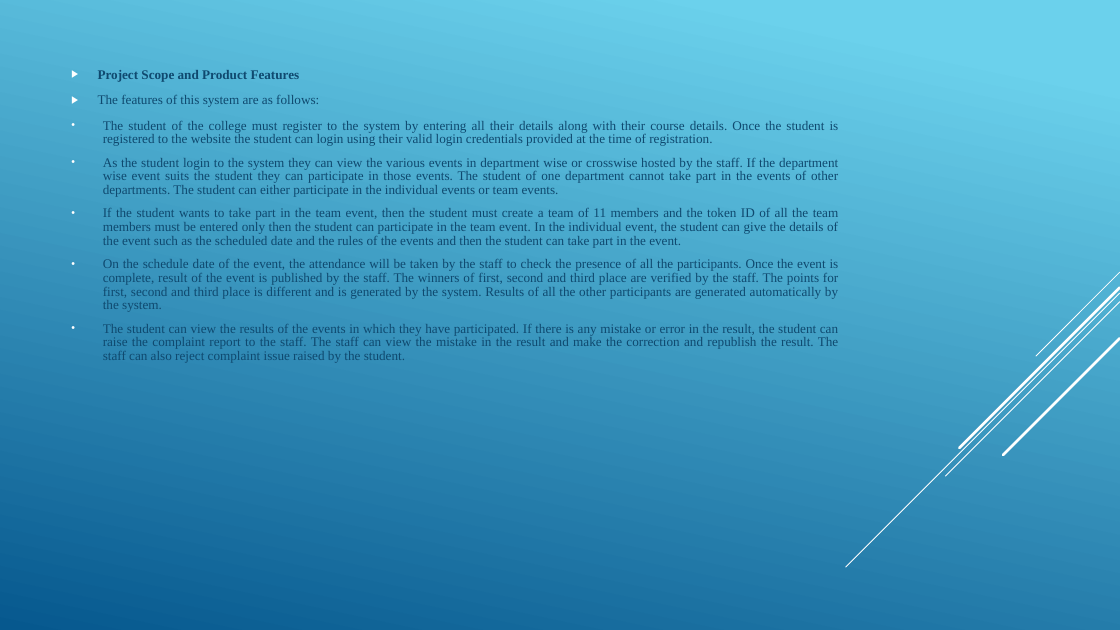
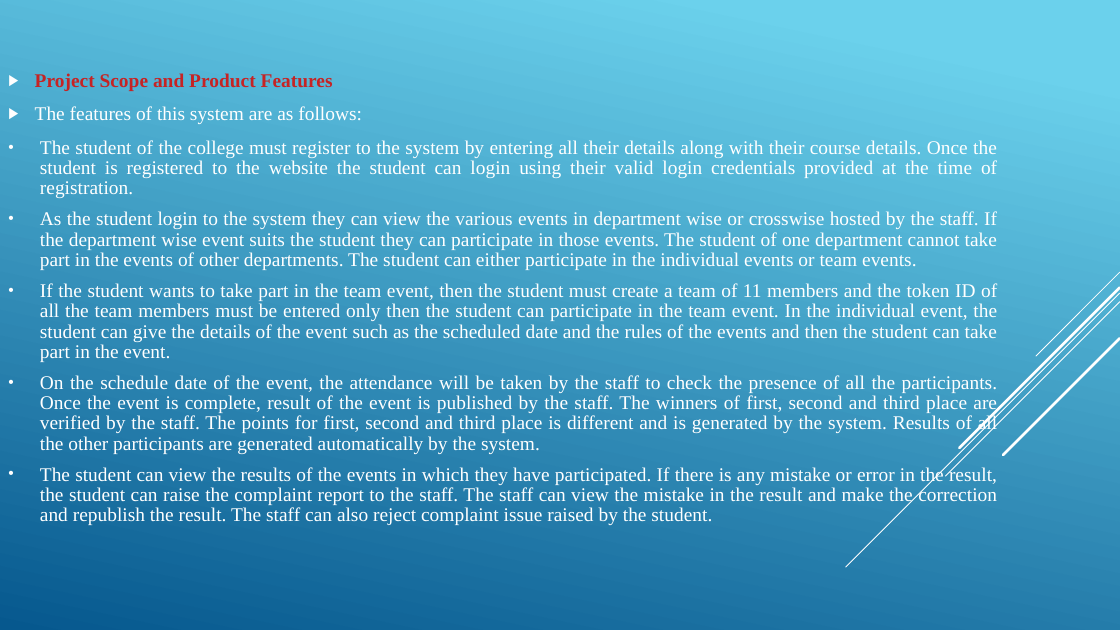
Before and after one commit to SanjayJoshi116/Extra-Curricular-Activity-Management, a slide deck: slide 4 of Project Docs/Presentation.pptx (slide 3 before the commit). Drawn at 1120x630 pixels with LibreOffice and Linux fonts; fonts in the diff are those of the drawing. Boxes give left, top, right and bottom in pixels: in the first picture for what was removed or moved away, otherwise in the second. Text is boxed around its words. In the diff, an @@ line names an element or a change of style, - is before the commit and + after.

```diff
--- a/Project Docs/Presentation.pptx
+++ b/Project Docs/Presentation.pptx
@@ text "Project Scope and Product Features": place and size @@
-text "Project Scope and Product Features" at <box>98,70,839,363</box>
+text "Project Scope and Product Features" at <box>35,73,997,525</box>
@@ text "Project Scope and Product Features" at <box>35,73,997,525</box>: size 11.2 to 16.6 pt, text colour #0F496F to #FFFFFF; text colour #0F496F to #C62324 in "Project Scope and Product Features"; more space between paragraphs @@
```
Also in this commit, not shown: 6 other slides changed, 7 slides added.
